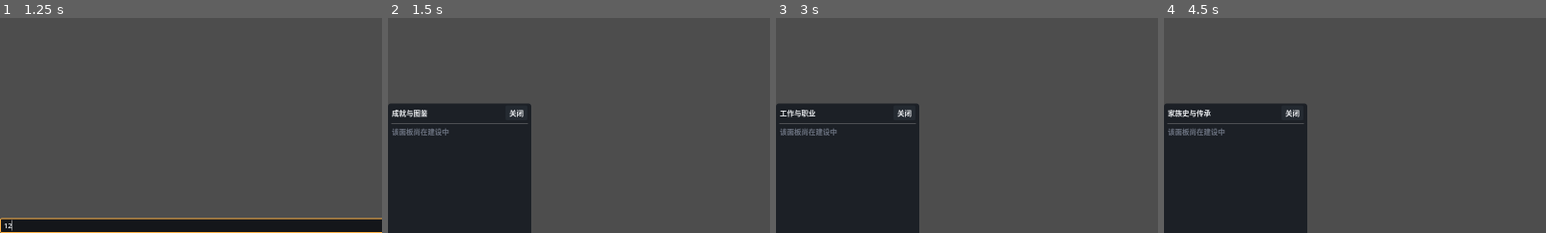
Above: before the commit, frames 1-4 (left to right).
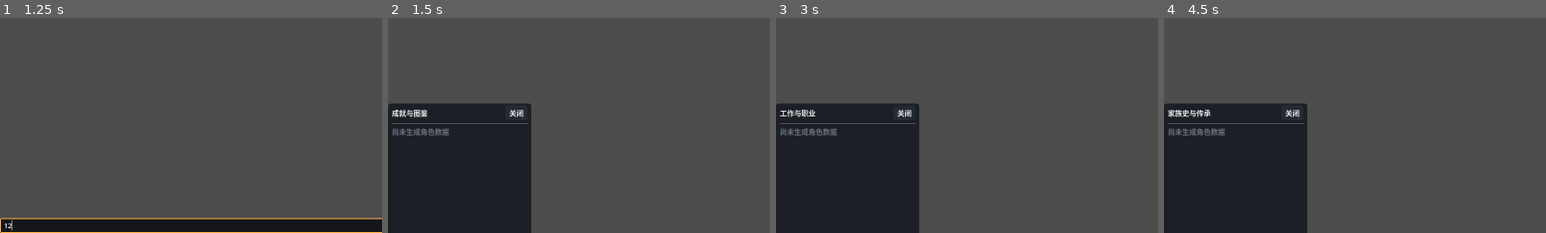
Above: after the commit, the same moments.

Repository: 3uejz/-
Game: Godot game, scene res://ui/main.tscn
Same seed, same stepped clock (60 frames per second), same inputs: the game is played once before the commit and once after it.
Inputs (mouse positions are % of the whole screen's width and height, from its top left):
- Up to frame 1 (1.25 s): click (48, 98) at 0.52 s; type "12" at 0.6 s
- Up to frame 2 (1.5 s): click "成就与图鉴" at 1.25 s
- Up to frame 3 (3 s): click "成就与图鉴" at 2 s; click "工作与职业" at 2.75 s
- Up to frame 4 (4.5 s): click "工作与职业" at 3.5 s; click "家族史与传承" at 4.25 s
The pictures show only the part of the screen within x 0-50%, y 50-100%; the shares and areas given below are measured in that part.

Frame 1 is identical in both runs. In frame 2, 0.2% of the frame differs, in the area x 1-16%, y 51-55%; in frame 3, 0.2%; in frame 4, 0.2%.

Commit message:
feat: 扩展面板内容装配覆盖八个常驻面板（任务 47/51）
- PanelContent 新增技能树/工作与职业/资产与财务/关系与人脉/成就与图鉴/家族史与传承
- 统一 content_key 前缀解析与名称注入；货币与关系摘要格式化
- panel_content_test 增补六个面板用例；全量测试通过

Co-authored-by: monkeycode-ai <monkeycode-ai@chaitin.com>
Co-authored-by: monkeycode-ai <monkeycode-ai@chaitin.com>

Diff:
--- a/client/tests/panel_content_test.gd
+++ b/client/tests/panel_content_test.gd
@@ -12,6 +12,12 @@
 	_test_character_default()
 	_test_inventory_empty()
 	_test_inventory_grouped()
+	_test_skills()
+	_test_career()
+	_test_finance()
+	_test_relations()
+	_test_achievements()
+	_test_family()
 	_test_placeholder()
 
 func _find_section(data: Dictionary, title: String) -> Dictionary:
@@ -72,7 +78,59 @@
 	var named: Dictionary = PanelContentScript.inventory(player, resolver)
 	check_eq(_row_value(_find_section(named, "物品 · 普通"), "苹果"), "x3", "名称解析生效")
 
+func _test_skills() -> void:
+	check(bool(PanelContentScript.skills(GameStateScript.default_player()).get("empty", false)), "空技能返回空态")
+	var player: Dictionary = GameStateScript.default_player()
+	player["skills"] = [{"content_key": "skill.cooking", "level": 7, "xp": 40.0}]
+	var sec: Dictionary = _find_section(PanelContentScript.skills(player), "技能")
+	check_eq(_row_value(sec, "cooking"), "Lv7 · 经验40", "技能等级与经验")
+
+func _test_career() -> void:
+	check(bool(PanelContentScript.career(GameStateScript.default_player()).get("empty", false)), "无业空态")
+	var player: Dictionary = GameStateScript.default_player()
+	player["job"] = {"title": "会计", "industry": "industry.finance", "salary": 8000.0, "performance": 72.0}
+	player["licenses"] = [{"content_key": "license.driver", "status": "graduated"}]
+	var data: Dictionary = PanelContentScript.career(player)
+	var job_sec: Dictionary = _find_section(data, "职业")
+	check_eq(_row_value(job_sec, "职位"), "会计", "职位标题")
+	check_eq(_row_value(job_sec, "月薪"), "8000", "月薪")
+	var lic: Dictionary = _find_section(data, "执照")
+	check_eq(_row_value(lic, "driver"), "已毕业", "执照状态中文化")
+
+func _test_finance() -> void:
+	var data: Dictionary = PanelContentScript.finance(GameStateScript.default_player())
+	var sec: Dictionary = _find_section(data, "资金")
+	check_eq(_row_value(sec, "现金"), "1000", "默认现金")
+	var player: Dictionary = GameStateScript.default_player()
+	player["assets"] = [{"content_key": "asset.house", "kind": "real_estate", "value": 500000.0, "mortgaged": true}]
+	var asset_sec: Dictionary = _find_section(PanelContentScript.finance(player), "资产")
+	check_eq(_row_value(asset_sec, "house"), "500000 · 已抵押", "资产与抵押")
+
+func _test_relations() -> void:
+	check(bool(PanelContentScript.relations(GameStateScript.default_player()).get("empty", false)), "无关系空态")
+	var player: Dictionary = GameStateScript.default_player()
+	player["relations"] = [{"target_id": "0123456789abcdef", "favor": 30, "trust": 55, "circle": "friend"}]
+	var sec: Dictionary = _find_section(PanelContentScript.relations(player), "关系")
+	check_eq(_row_value(sec, "89abcdef"), "朋友 · 好感30 · 信任55", "关系摘要")
+
+func _test_achievements() -> void:
+	check(bool(PanelContentScript.achievements(GameStateScript.default_player()).get("empty", false)), "无成就空态")
+	var player: Dictionary = GameStateScript.default_player()
+	player["achievements"] = ["achv.first_job"]
+	var sec: Dictionary = _find_section(PanelContentScript.achievements(player), "成就")
+	check_eq(_row_value(sec, "first_job"), "已达成", "成就项")
+
+func _test_family() -> void:
+	check(bool(PanelContentScript.family(GameStateScript.default_player()).get("empty", false)), "首代家族空态")
+	var player: Dictionary = GameStateScript.default_player()
+	player["family"] = {"children_ids": ["a", "b"], "parent_ids": ["c"]}
+	var sec: Dictionary = _find_section(PanelContentScript.family(player), "家庭")
+	check_eq(_row_value(sec, "子女"), "2", "子女数")
+	check_eq(_row_value(sec, "父母"), "1", "父母数")
+
 func _test_placeholder() -> void:
 	var data: Dictionary = PanelContentScript.build("finance", GameStateScript.default_player())
-	check(bool(data.get("empty", false)), "未实现面板返回占位")
-	check_eq(String(data.get("title", "")), "资产与财务", "占位带面板标题")
+	check(not bool(data.get("empty", true)), "财务面板有默认数据")
+	check_eq(String(data.get("title", "")), "资产与财务", "面板标题")
+	var map_data: Dictionary = PanelContentScript.build("map", GameStateScript.default_player())
+	check(bool(map_data.get("empty", false)), "地图面板暂为占位")
--- a/client/ui/panels/panel_content.gd
+++ b/client/ui/panels/panel_content.gd
@@ -11,6 +11,15 @@
 	"common": "普通", "fine": "精良", "rare": "稀有", "legendary": "传说",
 }
 const QUALITY_ORDER: Array[String] = ["common", "fine", "rare", "legendary"]
+
+const CIRCLE_LABELS: Dictionary = {
+	"friend": "朋友", "classmate": "同学", "colleague": "同事", "neighbor": "邻居",
+	"online": "网友", "family": "家人", "other": "其他",
+}
+
+const CREDENTIAL_STATUS: Dictionary = {
+	"in_progress": "在读", "graduated": "已毕业", "revoked": "已吊销", "expired": "已过期",
+}
 
 const GENDER_LABELS: Dictionary = {
 	"male": "男", "female": "女", "nonbinary": "非二元", "unknown": "未知",
@@ -52,6 +61,18 @@
 			data = character(player)
 		"inventory":
 			data = inventory(player, name_resolver)
+		"skills":
+			data = skills(player, name_resolver)
+		"career":
+			data = career(player, name_resolver)
+		"finance":
+			data = finance(player, name_resolver)
+		"relations":
+			data = relations(player, name_resolver)
+		"achievements":
+			data = achievements(player, name_resolver)
+		"family":
+			data = family(player, name_resolver)
 		_:
 			data = _empty(title, "该面板尚在建设中")
 	data["title"] = title
@@ -116,17 +137,161 @@
 		return _empty("背包与装备", "背包空空如也，可通过购买、拾取或任务获取物品")
 	return {"empty": false, "empty_hint": "", "sections": sections}
 
+# --- 技能树 ---
+
+static func skills(player: Dictionary, name_resolver: Callable = Callable()) -> Dictionary:
+	if player.is_empty():
+		return _empty("技能树", "尚未生成角色数据")
+	var arr: Array = player.get("skills", [])
+	if arr.is_empty():
+		return _empty("技能树", "尚未习得技能，可通过学习与练习提升")
+	var rows: Array = []
+	for s in arr:
+		var value: String = "Lv%d" % int(s.get("level", 0))
+		if s.has("xp"):
+			value += " · 经验%s" % _num(s.get("xp", 0.0))
+		rows.append({"label": _resolve(String(s.get("content_key", "?")), name_resolver), "value": value})
+	return {"empty": false, "empty_hint": "", "sections": [{"title": "技能", "rows": rows}]}
+
+# --- 工作与职业 ---
+
+static func career(player: Dictionary, name_resolver: Callable = Callable()) -> Dictionary:
+	if player.is_empty():
+		return _empty("工作与职业", "尚未生成角色数据")
+	var job: Dictionary = player.get("job", {})
+	var education: Array = player.get("education", [])
+	var licenses: Array = player.get("licenses", [])
+	if job.is_empty() and education.is_empty() and licenses.is_empty():
+		return _empty("工作与职业", "尚未就业，可通过求职寻找工作")
+	var sections: Array = []
+	var job_rows: Array = []
+	if job.is_empty():
+		job_rows.append({"label": "当前", "value": "无业"})
+	else:
+		var title: String = String(job.get("title", ""))
+		job_rows.append({"label": "职位", "value": title if title != "" else _resolve(String(job.get("content_key", "?")), name_resolver)})
+		if job.has("industry"):
+			job_rows.append({"label": "行业", "value": _resolve(String(job.get("industry", "")), name_resolver)})
+		if job.has("salary"):
+			job_rows.append({"label": "月薪", "value": _money(job.get("salary", 0.0))})
+		if job.has("performance"):
+			job_rows.append({"label": "绩效", "value": _num(job.get("performance", 0.0))})
+		if job.has("internal_reputation"):
+			job_rows.append({"label": "内部声望", "value": _num(job.get("internal_reputation", 0.0))})
+	sections.append({"title": "职业", "rows": job_rows})
+	if not education.is_empty():
+		sections.append({"title": "学历", "rows": _credential_rows(education, name_resolver)})
+	if not licenses.is_empty():
+		sections.append({"title": "执照", "rows": _credential_rows(licenses, name_resolver)})
+	return {"empty": false, "empty_hint": "", "sections": sections}
+
+static func _credential_rows(items: Array, name_resolver: Callable) -> Array:
+	var rows: Array = []
+	for c in items:
+		var status: String = String(CREDENTIAL_STATUS.get(String(c.get("status", "")), String(c.get("status", ""))))
+		rows.append({"label": _resolve(String(c.get("content_key", "?")), name_resolver), "value": status})
+	return rows
+
+# --- 资产与财务 ---
+
+static func finance(player: Dictionary, name_resolver: Callable = Callable()) -> Dictionary:
+	if player.is_empty():
+		return _empty("资产与财务", "尚未生成角色数据")
+	var fin: Dictionary = player.get("finances", {})
+	var assets: Array = player.get("assets", [])
+	var rows: Array = [
+		{"label": "现金", "value": _money(fin.get("cash", 0.0))},
+		{"label": "银行存款", "value": _money(fin.get("bank", 0.0))},
+		{"label": "负债", "value": _money(fin.get("debt", 0.0))},
+		{"label": "信用分", "value": str(int(player.get("credit_score", 0)))},
+	]
+	if fin.has("monthly_income"):
+		rows.append({"label": "月收入", "value": _money(fin.get("monthly_income", 0.0))})
+	if fin.has("monthly_expense"):
+		rows.append({"label": "月支出", "value": _money(fin.get("monthly_expense", 0.0))})
+	if fin.has("credit_limit"):
+		rows.append({"label": "信用额度", "value": _money(fin.get("credit_limit", 0.0))})
+	var sections: Array = [{"title": "资金", "rows": rows}]
+	if not assets.is_empty():
+		var asset_rows: Array = []
+		for a in assets:
+			var value: String = _money(a.get("value", 0.0)) if a.has("value") else "—"
+			if bool(a.get("mortgaged", false)):
+				value += " · 已抵押"
+			asset_rows.append({"label": _resolve(String(a.get("content_key", "?")), name_resolver), "value": value})
+		sections.append({"title": "资产", "rows": asset_rows})
+	return {"empty": false, "empty_hint": "", "sections": sections}
+
+# --- 关系与人脉 ---
+
+static func relations(player: Dictionary, name_resolver: Callable = Callable()) -> Dictionary:
+	if player.is_empty():
+		return _empty("关系与人脉", "尚未生成角色数据")
+	var arr: Array = player.get("relations", [])
+	if arr.is_empty():
+		return _empty("关系与人脉", "尚无关系，可在日常互动中结识他人")
+	var rows: Array = []
+	for r in arr:
+		var circle: String = String(CIRCLE_LABELS.get(String(r.get("circle", "")), ""))
+		var value: String = "好感%d · 信任%d" % [int(r.get("favor", 0)), int(r.get("trust", 0))]
+		if circle != "":
+			value = "%s · %s" % [circle, value]
+		rows.append({"label": _short_id(String(r.get("target_id", "?"))), "value": value})
+	return {"empty": false, "empty_hint": "", "sections": [{"title": "关系", "rows": rows}]}
+
+# --- 成就与图鉴 ---
+
+static func achievements(player: Dictionary, name_resolver: Callable = Callable()) -> Dictionary:
+	if player.is_empty():
+		return _empty("成就与图鉴", "尚未生成角色数据")
+	var arr: Array = player.get("achievements", [])
+	if arr.is_empty():
+		return _empty("成就与图鉴", "尚无成就，继续体验人生解锁")
+	var rows: Array = []
+	for key in arr:
+		rows.append({"label": _resolve(String(key), name_resolver), "value": "已达成"})
+	return {"empty": false, "empty_hint": "", "sections": [{"title": "成就", "rows": rows}]}
+
+# --- 家族史与传承 ---
+
+static func family(player: Dictionary, name_resolver: Callable = Callable()) -> Dictionary:
+	if player.is_empty():
+		return _empty("家族史与传承", "尚未生成角色数据")
+	var fam: Dictionary = player.get("family", {})
+	if fam.is_empty():
+		return _empty("家族史与传承", "首代尚无家族记录，随传承积累")
+	var rows: Array = []
+	if not String(fam.get("spouse_id", "")).is_empty():
+		rows.append({"label": "配偶", "value": _short_id(String(fam["spouse_id"]))})
+	rows.append({"label": "伴侣", "value": str((fam.get("partner_ids", []) as Array).size())})
+	rows.append({"label": "子女", "value": str((fam.get("children_ids", []) as Array).size())})
+	rows.append({"label": "父母", "value": str((fam.get("parent_ids", []) as Array).size())})
+	rows.append({"label": "兄弟姐妹", "value": str((fam.get("sibling_ids", []) as Array).size())})
+	rows.append({"label": "养子女", "value": str((fam.get("adopted_ids", []) as Array).size())})
+	var pregnancy: Dictionary = fam.get("pregnancy", {})
+	if not pregnancy.is_empty() and pregnancy.has("due_minutes"):
+		rows.append({"label": "预产", "value": "第 %d 分钟" % int(pregnancy.get("due_minutes", 0))})
+	return {"empty": false, "empty_hint": "", "sections": [{"title": "家庭", "rows": rows}]}
+
 # --- 内部 ---
 
 static func _name_of(item: Dictionary, name_resolver: Callable) -> String:
 	return _resolve(String(item.get("content_key", "?")), name_resolver)
+
+const KEY_PREFIXES: Array[String] = [
+	"item.", "skill.", "job.", "industry.", "edu.", "license.",
+	"asset.", "achv.", "inv.", "map.", "org.", "nation.", "language.",
+]
 
 static func _resolve(key: String, name_resolver: Callable) -> String:
 	if name_resolver.is_valid():
 		var nm: Variant = name_resolver.call(key)
 		if nm != null and String(nm) != "":
 			return String(nm)
-	return _strip_prefix(key, "item.")
+	for prefix in KEY_PREFIXES:
+		if key.begins_with(prefix):
+			return key.substr(prefix.length())
+	return key
 
 static func _quantity(item: Dictionary) -> String:
 	var text: String = "x%d" % int(item.get("quantity", 0))
@@ -142,5 +307,13 @@
 static func _num(value: Variant) -> String:
 	return "%.0f" % float(value)
 
+static func _money(value: Variant) -> String:
+	return "%.0f" % float(value)
+
+static func _short_id(value: String) -> String:
+	if value.length() <= 8:
+		return value
+	return value.substr(value.length() - 8)
+
 static func _empty(title: String, hint: String) -> Dictionary:
 	return {"title": title, "empty": true, "empty_hint": hint, "sections": []}
Not shown, changed: .monkeycode/specs/life-text-sandbox/ui.md
